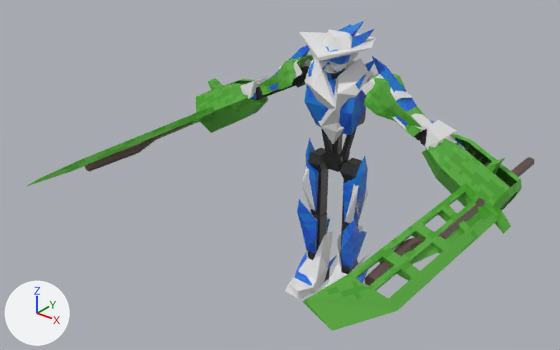
Two versions of the Blender file assets/character/brickbot/char_brickbot_3.blend, one commit apart.
Before and after are seen from a 50 mm lens placed at (2.5, -3.7, 3.12), pointed at (-0.07, -0.48, 1.12). The axes (+X, +Y, +Z) are drawn at lower left. The lights are the same throughout. Objects named as collision shapes, trigger or cutter boxes, shadow casters or lower levels of detail are left out.

Objects in the first picture: 'arml_biggun', 'arml_biggun_inside', 'arml_gunslinger', 'arml_spiky', 'armr_biggun', 'armr_gunslinger', 'armr_spiky', 'core_frame', 'core_gunslinger', 'core_spiky', 'hanl_bigsword', 'hanl_pipe', 'hanl_sword', 'hanr_bigsword', 'hanr_pipe', 'hanr_sword', 'legs_frame', 'legs_gunslinger', 'legs_spiky'.
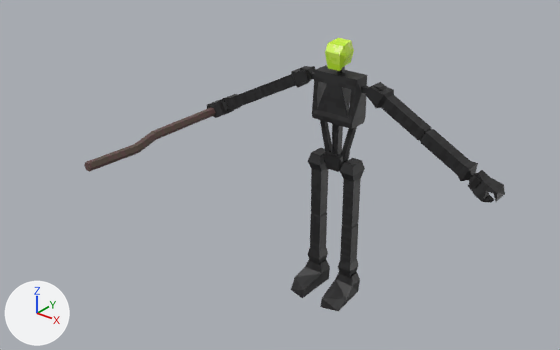
Pixel boxes [x1, y1, x2, y2] of what changed, in the pictures (560 x 350 px):
'hanl_bigsword', hidden (green)
    before: [303, 183, 511, 331]
'arml_biggun', hidden (green)
    before: [364, 74, 522, 210]
'core_gunslinger', hidden
    before: [299, 29, 376, 144]
'armr_biggun', hidden (green)
    before: [196, 54, 313, 133]
'legs_spiky', hidden (blue)
    before: [295, 138, 368, 286]
'legs_gunslinger', hidden
    before: [285, 166, 368, 299]
'core_spiky', hidden (blue)
    before: [304, 20, 374, 135]
'hanr_bigsword', hidden (green)
    before: [27, 106, 214, 186]
'hanl_pipe', hidden (brown)
    before: [364, 157, 535, 286]
'arml_gunslinger', hidden
    before: [360, 74, 468, 152]
'arml_spiky', hidden (blue)
    before: [372, 56, 465, 148]
'hanl_sword', hidden (green)
    before: [401, 208, 507, 264]
'armr_gunslinger', hidden
    before: [240, 56, 311, 99]
'armr_spiky', hidden
    before: [252, 45, 310, 99]
'arml_biggun_inside', hidden
    before: [456, 142, 512, 209]
'hanr_sword', hidden
    before: [119, 116, 209, 152]
'legs_frame', unchanged, uncovered by the edit
    before: [308, 148, 362, 282]
    after: [291, 148, 365, 311]
'core_frame', unchanged, uncovered by the edit
    before: [300, 59, 366, 172]
    after: [300, 38, 386, 172]
'arml_frame', unchanged, uncovered by the edit
    before: [414, 129, 427, 146]
    after: [365, 82, 505, 203]
'armr_frame', unchanged, uncovered by the edit
    before: [256, 69, 307, 100]
    after: [207, 66, 315, 118]

Patch to the scene script:
```diff
--- a/assets/character/brickbot/char_brickbot_3.blend.py
+++ b/assets/character/brickbot/char_brickbot_3.blend.py
@@ ob_legs_spiky @@
 ob_legs_spiky.location = (-0.154, -1.58, 0.078)
+ob_legs_spiky.hide_set(True)
@@ ob_core_spiky @@
 ob_core_spiky.location = (-0.154, -1.58, 0.078)
+ob_core_spiky.hide_set(True)
@@ ob_hanr_sword @@
 ob_hanr_sword.scale = (0.161, 0.161, 0.161)
+ob_hanr_sword.hide_set(True)
@@ ob_hanr_bigsword @@
 ob_hanr_bigsword.scale = (0.161, 0.161, 0.161)
+ob_hanr_bigsword.hide_set(True)
@@ ob_hanl_sword @@
 ob_hanl_sword.scale = (0.161, 0.161, 0.161)
+ob_hanl_sword.hide_set(True)
@@ ob_hanl_pipe @@
 ob_hanl_pipe.scale = (0.161, 0.161, 0.161)
+ob_hanl_pipe.hide_set(True)
@@ ob_hanl_bigsword @@
 ob_hanl_bigsword.scale = (0.161, 0.161, 0.161)
+ob_hanl_bigsword.hide_set(True)
@@ ob_arml_spiky @@
 ob_arml_spiky.location = (1.0, 0.0, 0.0)
+ob_arml_spiky.hide_set(True)
@@ ob_armr_spiky @@
 ob_armr_spiky.location = (1.0, 0.0, 0.0)
+ob_armr_spiky.hide_set(True)
@@ ob_legs_gunslinger @@
 ob_legs_gunslinger.location = (-0.154, -1.58, 0.078)
+ob_legs_gunslinger.hide_set(True)
@@ ob_core_gunslinger @@
 ob_core_gunslinger.location = (-0.154, -1.58, 0.078)
+ob_core_gunslinger.hide_set(True)
@@ ob_armr_gunslinger @@
 ob_armr_gunslinger.location = (1.0, 0.0, 0.0)
+ob_armr_gunslinger.hide_set(True)
@@ ob_arml_gunslinger @@
 ob_arml_gunslinger.location = (1.0, 0.0, 0.0)
+ob_arml_gunslinger.hide_set(True)
@@ ob_armr_biggun @@
 ob_armr_biggun.location = (0.0, -2.0, 0.0)
+ob_armr_biggun.hide_set(True)
@@ ob_arml_biggun_inside @@
 ob_arml_biggun_inside.location = (0.0, -2.0, 0.0)
+ob_arml_biggun_inside.hide_set(True)
@@ ob_arml_biggun @@
 ob_arml_biggun.location = (0.0, -2.0, 0.0)
+ob_arml_biggun.hide_set(True)
```
